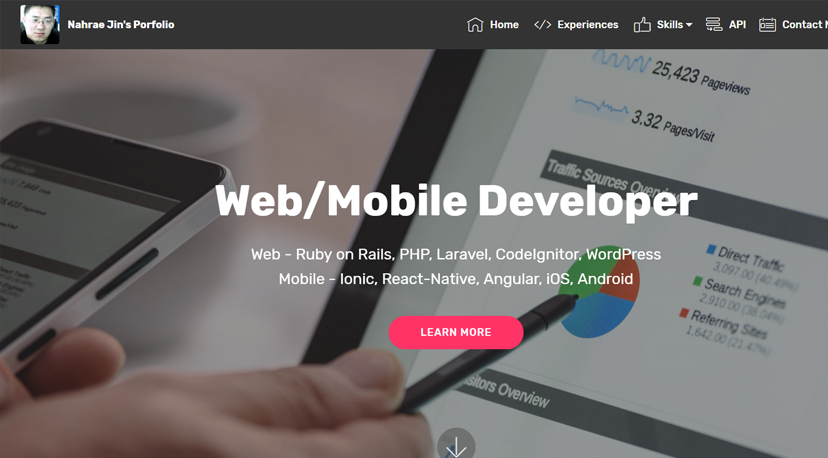
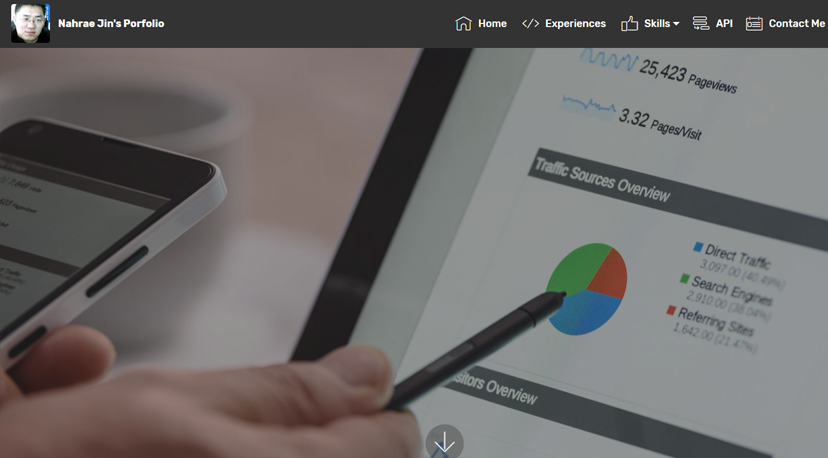
Layers edited between the first and the second (828, 458) image:
added layer "Layer 2" above "Layer 1" over [0, 0, 828, 458]
